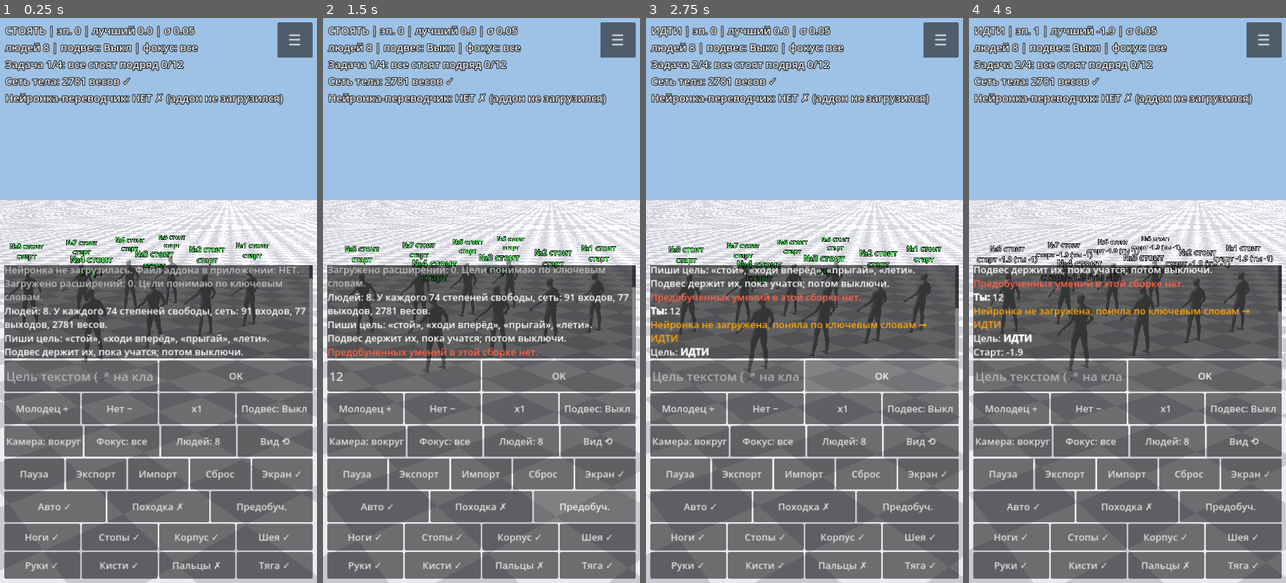
Above: before the commit, frames 1-4 (left to right).
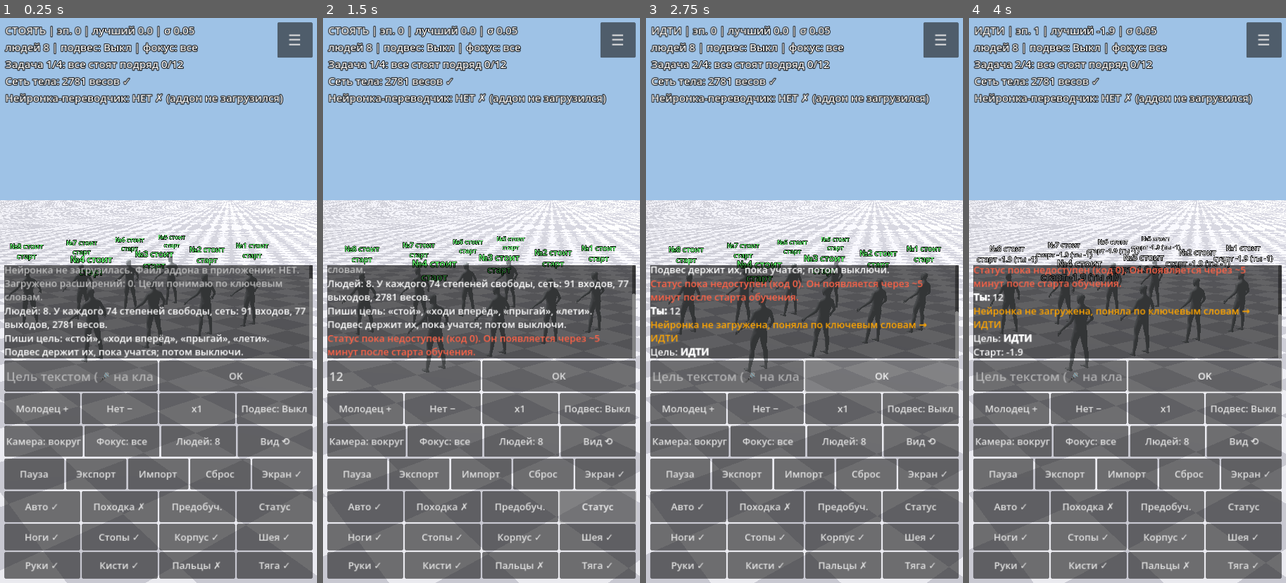
Above: after the commit, the same moments.

Repository: dmitriy2403iskan-star/Testung
Game: Godot game, scene res://sim.tscn
The game is run twice, just before and just after one commit, with the same random seed, the same clock (stepped at 60 frames per second) and the same inputs.
Inputs (mouse positions are in pixels of both pictures, inside the frame that each line leads up to):
- Up to frame 1 (0.25 s): no input
- Up to frame 2 (1.5 s): click (405, 373) at 0.52 s; type "12" at 0.6 s; click (598, 503) at 1.25 s, where only the run after the commit has a clickable "Статус"
- Up to frame 3 (2.75 s): click "OK" at 2 s
- Up to frame 4 (4 s): click "OK" at 2.75 s; move the mouse to (1197, 272) at 3.52 s; hold D from 3.53 s (still down); hold E from 3.53 s (still down); click (1197, 272) at 3.67 s

The runs differ from the first frame. In frame 1, 0.7% of the frame differs, in the area x 7-92%, y 83-90%; in frame 2, 5.1%, in the area x 1-99%, y 43-90%; in frame 3, 2.6%; in frame 4, 2.0%.

Commit message:
Статус серверного обучения: ветка train-status + кнопка Статус в приложении
Co-Authored-By: Claude Sonnet 5.5 <noreply@anthropic.com>
Claude-Session: https://claude.ai/code/session_01Aur1z4pZbLjkyUEA4YEwcp

Diff:
--- a/sim.gd
+++ b/sim.gd
@@ -417,6 +417,21 @@
         _:
             _log("[color=orange]Нейронка ответила непонятно, по ключевым словам → %s[/color]" % GOALS[g])
     _set_goal(g)
+
+# статус серверного предобучения (файл обновляется каждые 4 минуты из GitHub Actions)
+func _train_status() -> void:
+    var hr := HTTPRequest.new()
+    add_child(hr)
+    hr.request_completed.connect(func(res, code, _h, body):
+        if code == 200:
+            _log("[color=cyan]%s[/color]" % body.get_string_from_utf8())
+        else:
+            _log("[color=tomato]Статус пока недоступен (код %d). Он появляется через ~5 минут после старта обучения.[/color]" % code)
+        hr.queue_free())
+    var err := hr.request("https://raw.githubusercontent.com/dmitriy2403iskan-star/Testung/train-status/STATUS.md?t=%d" % Time.get_ticks_msec())
+    if err != OK:
+        _log("[color=tomato]Нет интернета?[/color]")
+        hr.queue_free()
 
 # ---------- походка из файла (может быть написана любым ИИ, см. docs/) ----------
 # формат: {"gait": {"name": "...", "period": 1.0, "mix": 0.25,
@@ -731,6 +746,7 @@
     gait_btn = _btn("Походка ✗", _gait_toggle)
     r5.add_child(gait_btn)
     r5.add_child(_btn("Предобуч.", func(): _load_pretrained(true)))
+    r5.add_child(_btn("Статус", _train_status))
     var rg: HBoxContainer
     var gi := 0
     for g in groups:
Not shown, changed: train/request.txt
